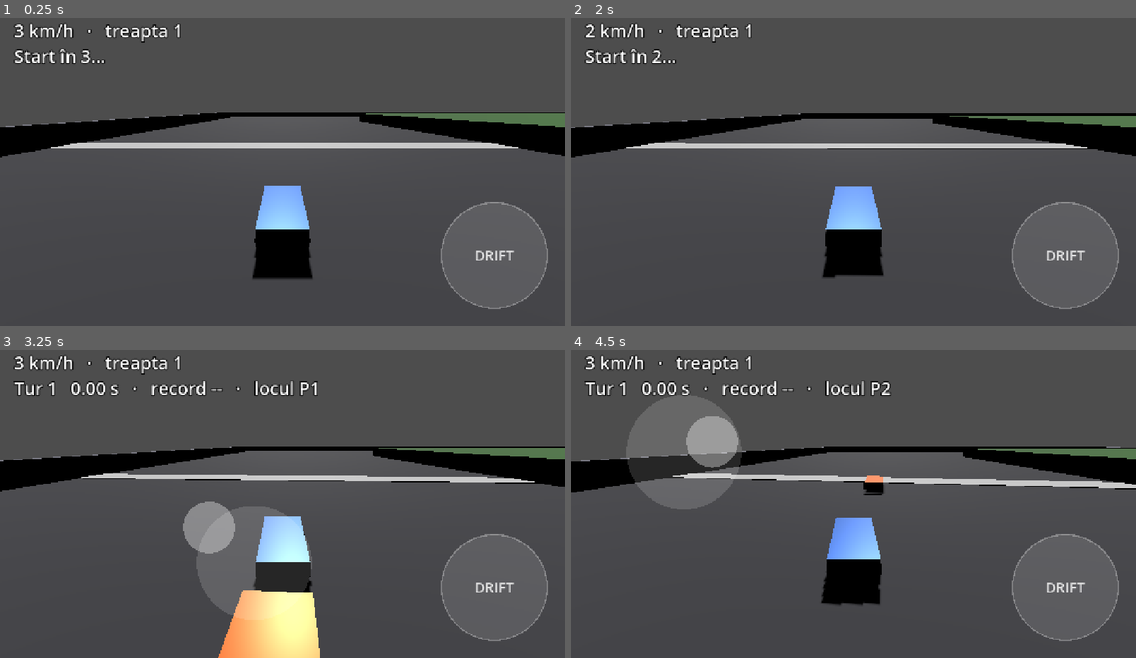
Above: before the commit, frames 1-4 (two rows, left to right).
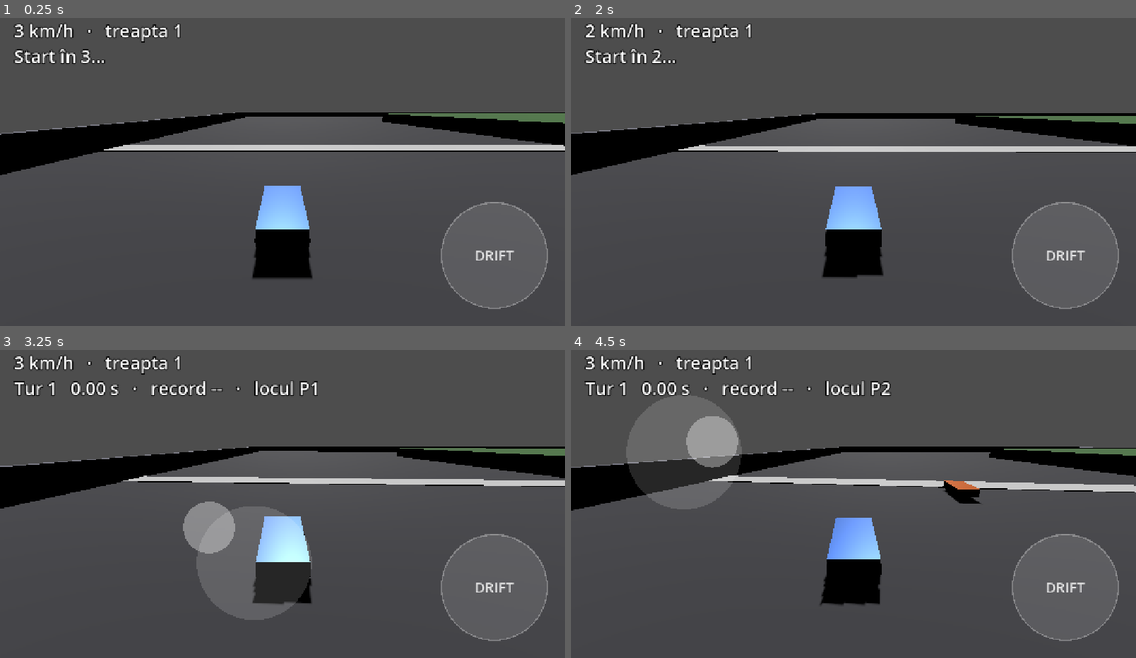
Above: after the commit, the same moments.

Repository: mihaelaradu1005-source/RacerMobile
Game: Godot game, scene res://scenes/world.tscn
The game is run twice, just before and just after one commit, with the same random seed, the same clock (stepped at 60 frames per second) and the same inputs.
Inputs (mouse positions are in pixels of both pictures, inside the frame that each line leads up to):
- Up to frame 1 (0.25 s): no input
- Up to frame 2 (2 s): move the mouse to (977, 150) at 0.52 s; hold D (move_right) 0.53-1.25 s; click (977, 150) at 0.67 s; drag from (740, 184) to (825, 230) at 1.27 s
- Up to frame 3 (3.25 s): move the mouse to (339, 430) at 2.02 s; hold D (move_right) 2.03-2.75 s; drag from (254, 562) to (113, 451) at 2.77 s
- Up to frame 4 (4.5 s): move the mouse to (1023, 547) at 3.52 s; hold A (move_left) 3.53-4.25 s; drag from (684, 451) to (768, 420) at 4.27 s

The runs differ from the first frame. In frame 1, 4.4% of the frame differs, in the area x 0-100%, y 30-52%; in frame 2, 4.4%; in frame 3, 7.7%, in the area x 0-100%, y 31-100%; in frame 4, 5.0%.

Commit message:
fix(phase4): stagger the starting grid so cars don't overlap at the start
The player and AI both started on the same racing line, so the collision-
less AI car visually passed through the player and looked like a crash.
Move the player to an outer lane, slightly ahead (pole), clear of the AI.

Co-Authored-By: Claude Opus 4.8 <noreply@anthropic.com>

Diff:
--- a/scenes/world.tscn
+++ b/scenes/world.tscn
@@ -179,7 +179,7 @@
 mesh = SubResource("AICarMesh")
 
 [node name="Car" parent="." instance=ExtResource("3_car")]
-transform = Transform3D(1, 0, 0, 0, 1, 0, 0, 0, 1, 70, 1, -20)
+transform = Transform3D(1, 0, 0, 0, 1, 0, 0, 0, 1, 78, 1, -18)
 
 [node name="Camera3D" type="Camera3D" parent="."]
 transform = Transform3D(1, 0, 0, 0, 0.832, 0.555, 0, -0.555, 0.832, 0, 8, 12)
